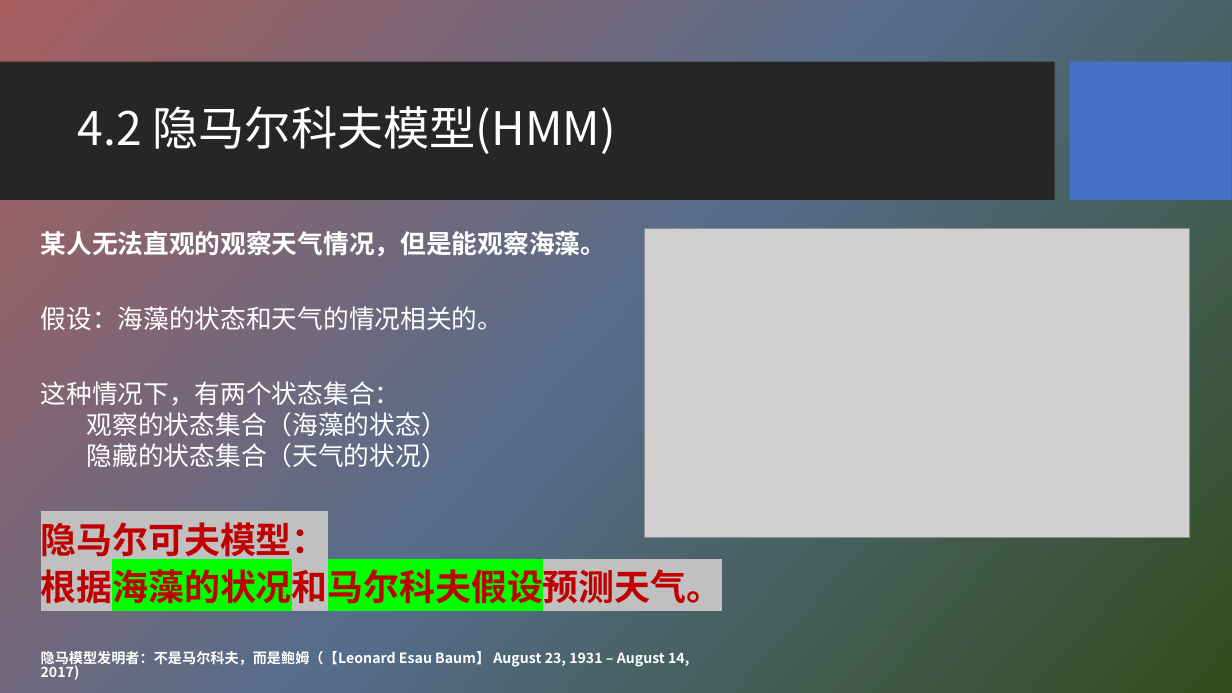
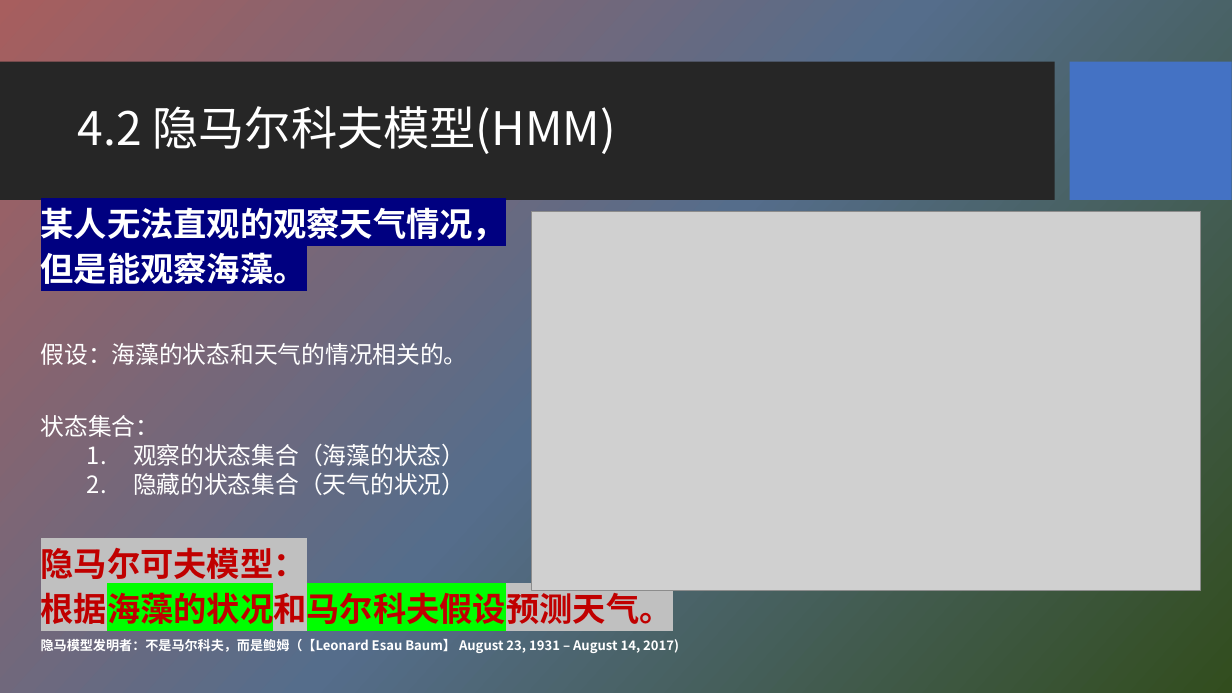
Before and after one commit to HBU/NLP_PPT, a slide deck: slide 8 of PPT-2020/ch04 隐马尔科夫模型.pptx. Drawn at 1232x693 pixels with LibreOffice and Linux fonts; fonts in the diff are those of the drawing; grey boxes stand for pictures; background and template pictures are left out. Boxes give left, top, right and bottom in pixels: in the first picture for what was removed or moved away, otherwise in the second. Text is boxed around its words. In the diff, an @@ line names an element or a change of style, - is before the commit and + after.

```diff
--- a/PPT-2020/ch04 隐马尔科夫模型.pptx
+++ b/PPT-2020/ch04 隐马尔科夫模型.pptx
@@ text "某人无法直观的观察天气情况，": place and size @@
-text "某人无法直观的观察天气情况，" at <box>41,226,723,680</box>
+text "某人无法直观的观察天气情况，" at <box>41,207,679,653</box>
@@ text at <box>41,207,506,284</box>: text changed; size 20 to 25.9 pt @@
-某人无法直观的观察天气情况，但是能观察海藻。
+某人无法直观的观察天气情况，
+但是能观察海藻。
@@ picture: place and size @@
-picture at <box>645,229,1190,538</box>
+picture at <box>531,212,1202,591</box>
@@ text at <box>41,343,679,653</box>: size 20 to 18.5 pt in "假设：海藻的状态和天气的情况相关的。", "观察的状态集合（海藻的状态）", "隐藏的状态集合（天气的状况）"; size 28 to 25.9 pt in "隐马尔可夫模型：", "根据海藻的状况和马尔科夫假设预测天气。"; size 11 to 10.2 pt in "隐马模型发明者：不是马尔科夫，而是鲍姆（【Leonard Esau Baum】 August 23, 1931 – ..."; bullet none to 1. @@
@@ text at <box>41,415,160,437</box>: text changed; size 20 to 18.5 pt @@
-这种情况下，有两个状态集合：
+状态集合：
```
Also in this commit, not shown: 19 other slides changed.
